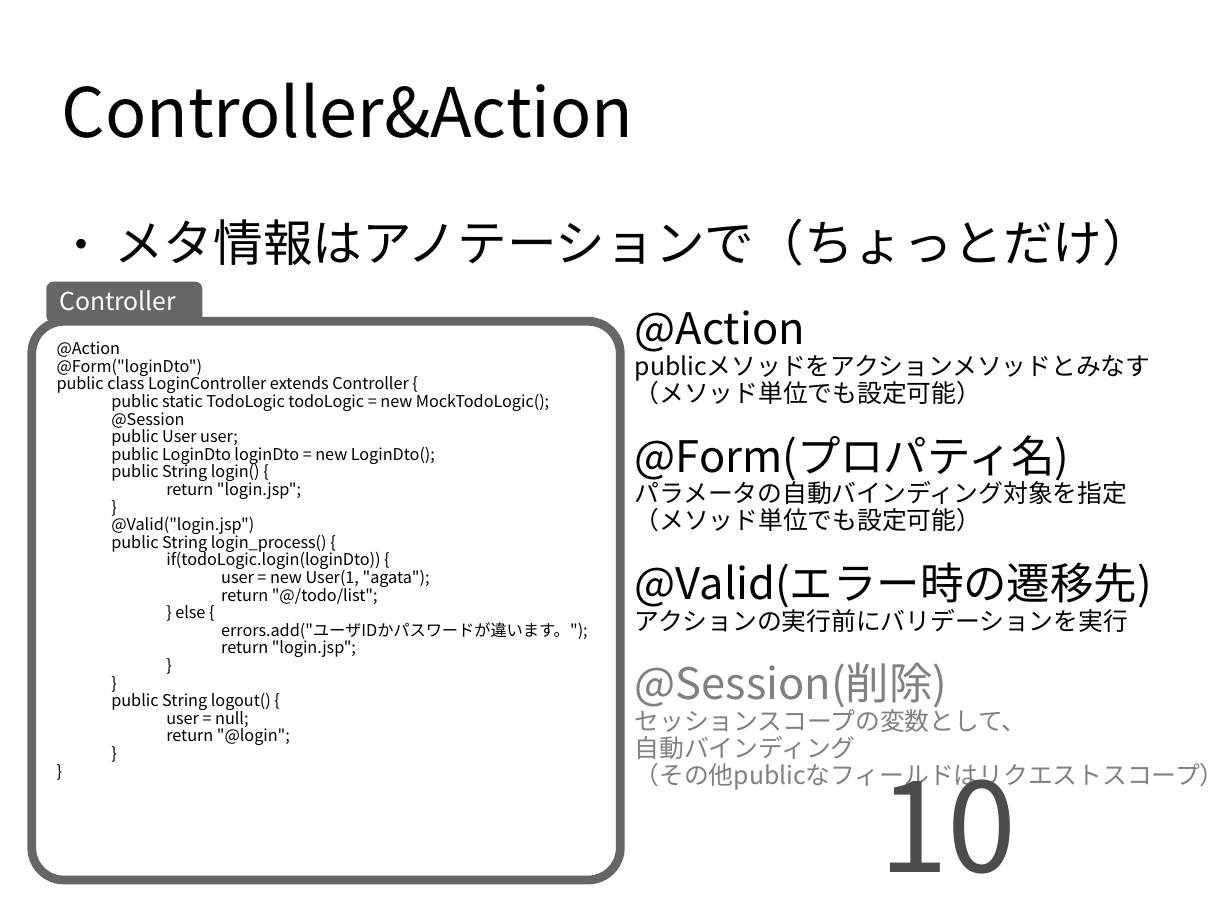
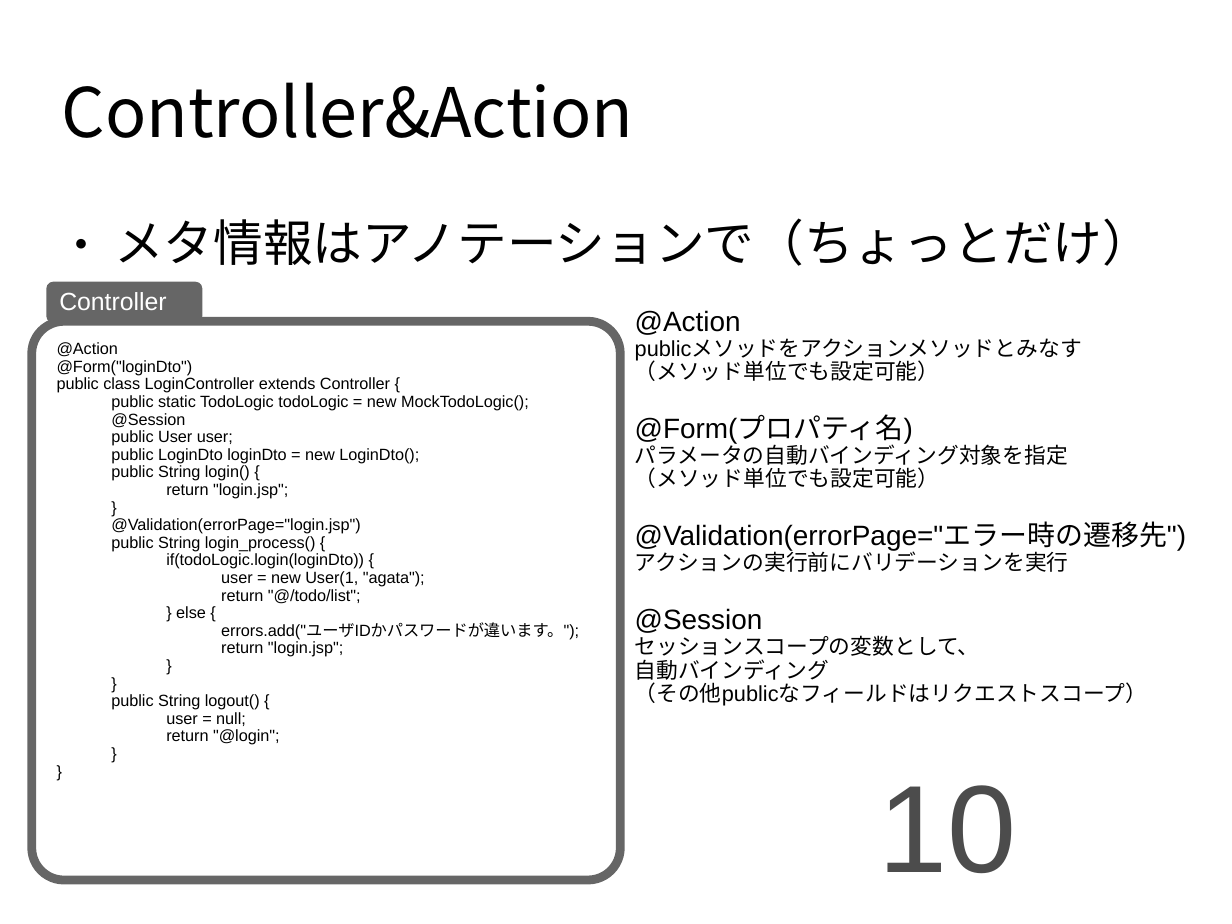
Before and after one commit to seasarorg/cubby, a slide deck: slide 10 of cubby/src/site/resources/presentation/cubby.odp. Drawn at 1232x924 pixels with LibreOffice and Linux fonts; fonts in the diff are those of the drawing. Boxes give left, top, right and bottom in pixels: in the first picture for what was removed or moved away, otherwise in the second. Text is boxed around its words. In the diff, an @@ line names an element or a change of style, - is before the commit and + after.

```diff
--- a/cubby/src/site/resources/presentation/cubby.odp
+++ b/cubby/src/site/resources/presentation/cubby.odp
@@ rounded rectangle "Controller" at (x1=46, y1=282, x2=202, y2=323): font Noto Sans CJK JP to Arial @@
@@ text at (x1=635, y1=310, x2=1147, y2=706): size 28 to 18 pt in "@Action", "@Form(プロパティ名)"; font Noto Sans CJK JP to Arial in "@Action", "publicメソッドをアクションメソッドとみなす", "（メソッド単位でも設定可能）", "@Form(プロパティ名)" and 6 more places; size 16 to 14 pt in "publicメソッドをアクションメソッドとみなす", "（メソッド単位でも設定可能）", "パラメータの自動バインディング対象を指定", "（メソッド単位でも設定可能）" and 4 more places; text colour #808080 to #000000 in "セッションスコープの変数として、", "自動バインディング", "（その他publicなフィールドはリクエストスコープ）" @@
@@ text in rounded rectangle at (x1=57, y1=342, x2=579, y2=745): font Noto Sans CJK JP to Arial @@
@@ text in rounded rectangle at (x1=111, y1=518, x2=360, y2=534): text changed; font Noto Sans CJK JP to Arial @@
-@Valid("login.jsp")
+@Validation(errorPage="login.jsp")
@@ text at (x1=635, y1=524, x2=1186, y2=551): text changed; size 28 to 18 pt; font Noto Sans CJK JP to Arial @@
-@Valid(エラー時の遷移先)
+@Validation(errorPage="エラー時の遷移先")
@@ text at (x1=635, y1=608, x2=763, y2=633): text changed; size 28 to 18 pt; font Noto Sans CJK JP to Arial; text colour #808080 to #000000 @@
-@Session(削除)
+@Session
@@ page number at (x1=879, y1=785, x2=1017, y2=873): font Noto Sans CJK JP to Arial @@
```
Also in this commit, not shown: 9 other slides changed.
